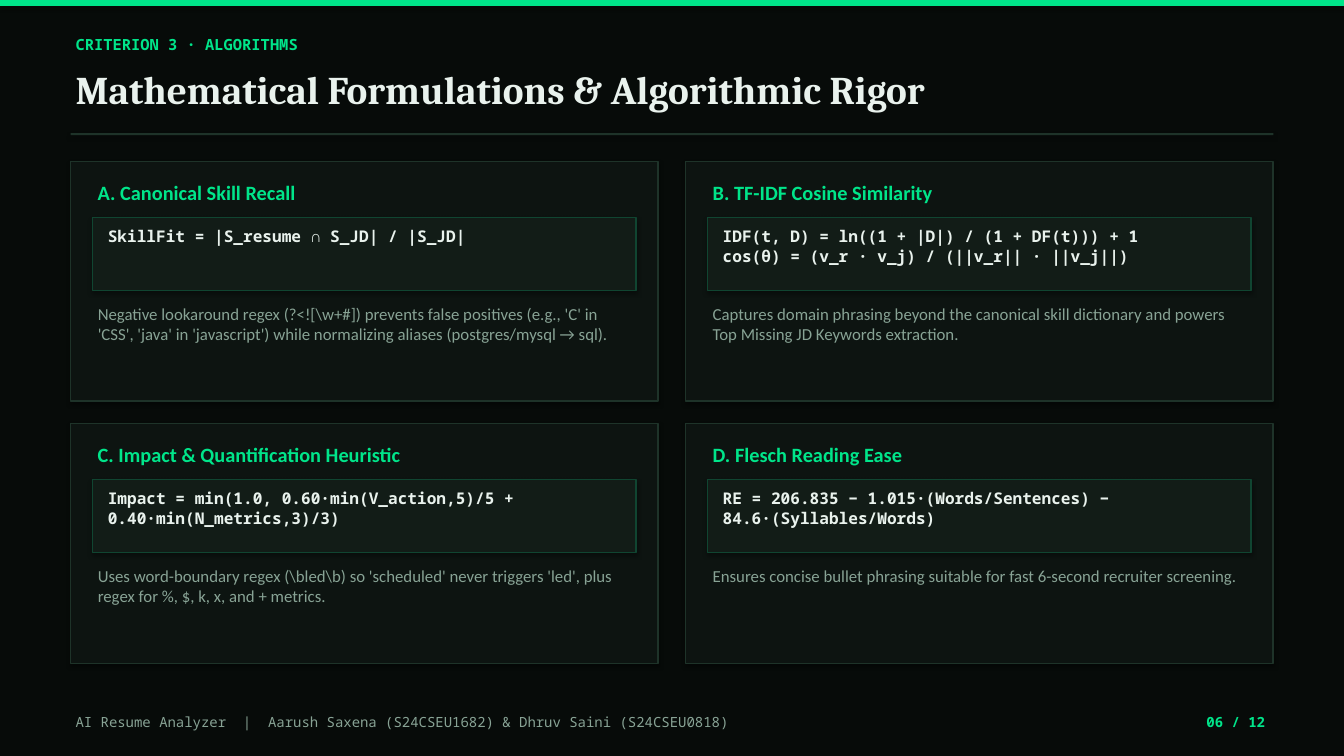
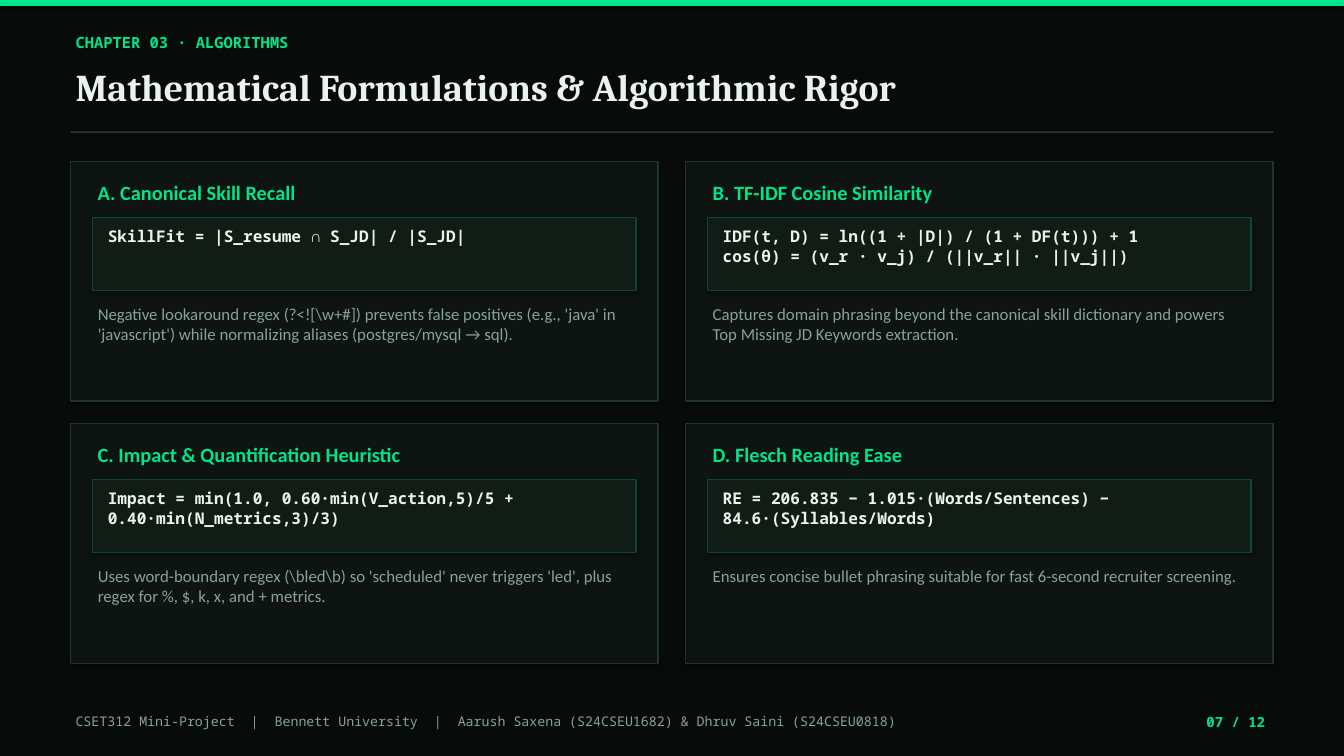
Before and after one commit to dhruvsaini-code/resume_analyzer, a slide deck: slide 7 of AI_Resume_Analyzer_Presentation.pptx (slide 6 before the commit). Drawn at 1344x756 pixels with LibreOffice and Linux fonts; fonts in the diff are those of the drawing. Boxes give left, top, right and bottom in pixels: in the first picture for what was removed or moved away, otherwise in the second. Text is boxed around its words. In the diff, an @@ line names an element or a change of style, - is before the commit and + after.

Commit message:
Update PowerPoint presentation with CSET312 alignment and embedded diagrams

```diff
--- a/AI_Resume_Analyzer_Presentation.pptx
+++ b/AI_Resume_Analyzer_Presentation.pptx
@@ text at [76,37,289,48]: text changed @@
-CRITERION 3 · ALGORITHMS
+CHAPTER 03 · ALGORITHMS
@@ text "Mathematical Formulations & Algorithmic Rigor" at [76,74,896,110]: size 28 to 27 pt @@
@@ text at [98,308,616,343]: text changed @@
-Negative lookaround regex (?<![\w+#]) prevents false positives (e.g., 'C' in 'CSS', 'java' in 'javascript') while normalizing aliases (postgres/mysql → sql).
+Negative lookaround regex (?<![\w+#]) prevents false positives (e.g., 'java' in 'javascript') while normalizing aliases (postgres/mysql → sql).
@@ text at [76,716,896,729]: text changed; size 10 to 9.5 pt @@
-AI Resume Analyzer | Aarush Saxena (S24CSEU1682) & Dhruv Saini (S24CSEU0818)
+CSET312 Mini-Project | Bennett University | Aarush Saxena (S24CSEU1682) & Dhruv Saini (S24CSEU0818)
@@ text at [1206,717,1265,727]: text changed @@
-06 / 12
+07 / 12
```
Also in this commit, not shown: 10 other slides changed, 1 slide added, 1 slide removed.
